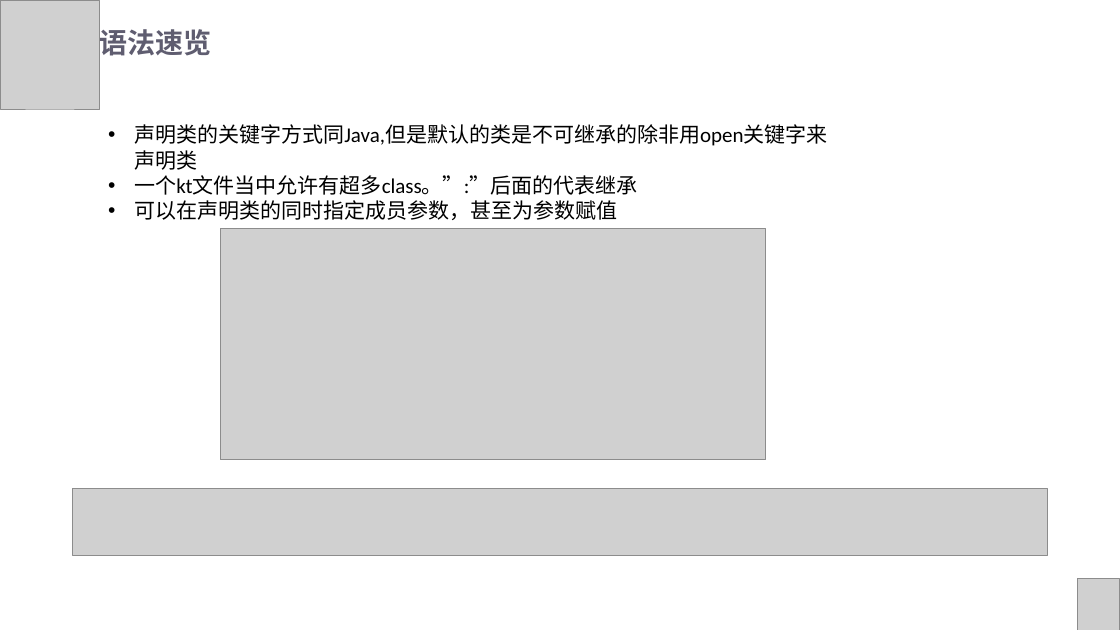
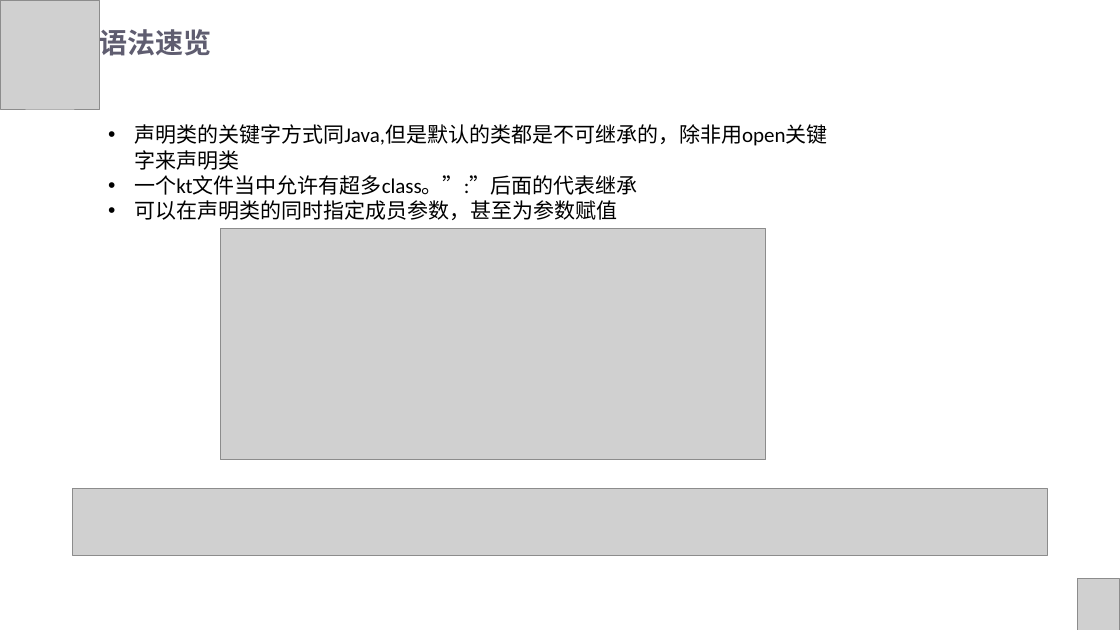
Before and after one commit to skyshenfu/KotlinDemo, a slide deck: slide 13 of doc/Kotlin入门.pptx (slide 10 before the commit). Drawn at 1120x630 pixels with LibreOffice and Linux fonts; fonts in the diff are those of the drawing; grey boxes stand for pictures. Boxes give left, top, right and bottom in pixels: in the first picture for what was removed or moved away, otherwise in the second. Text is boxed around its words. In the diff, an @@ line names an element or a change of style, - is before the commit and + after.

```diff
--- a/doc/Kotlin入门.pptx
+++ b/doc/Kotlin入门.pptx
@@ text at bbox=[134, 124, 827, 146]: text changed @@
-• 声明类的关键字方式同Java,但是默认的类是不可继承的除非用open关键字来声明类
+• 声明类的关键字方式同Java,但是默认的类都是不可继承的，除非用open关键字来声明类
```
Also in this commit, not shown: 6 other slides changed, 4 slides added.
